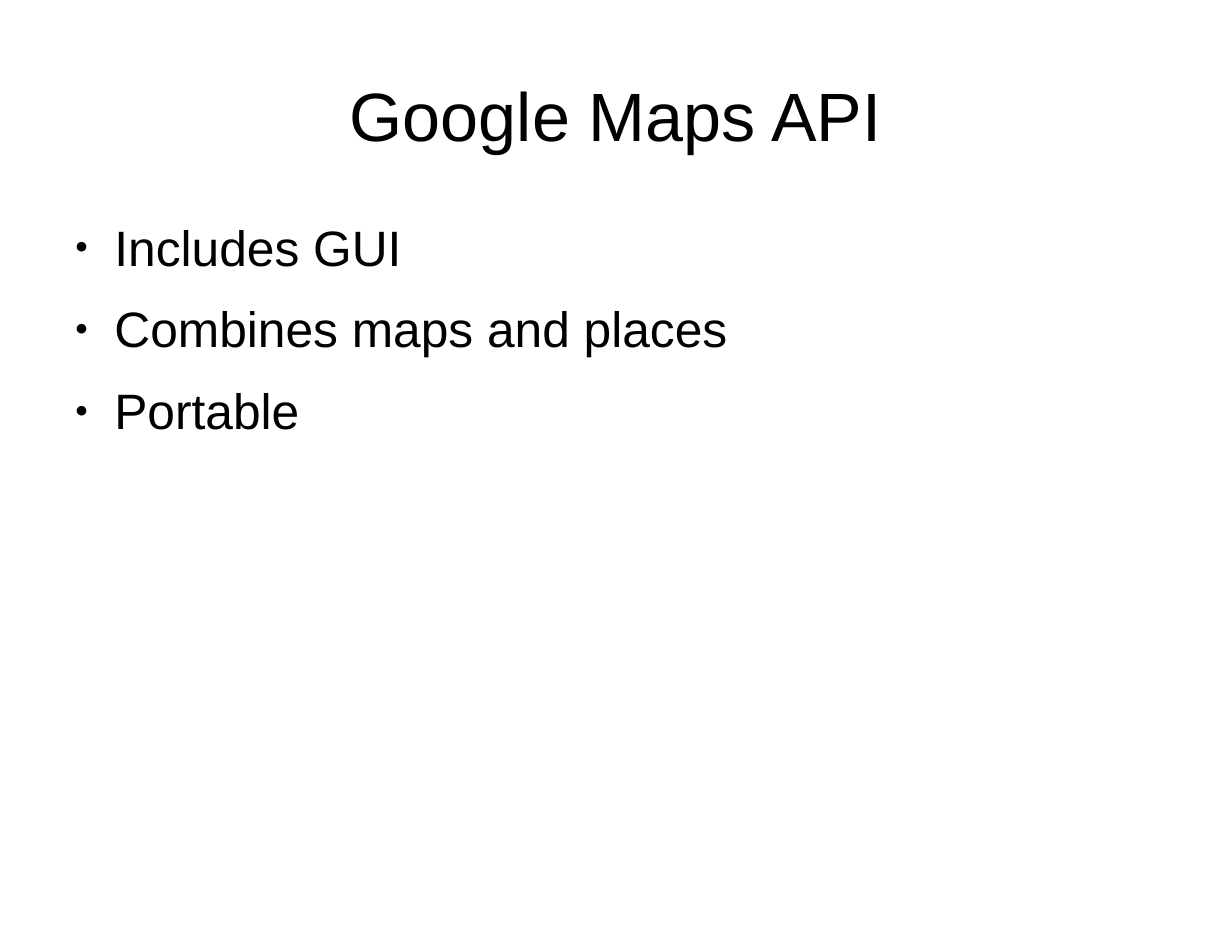
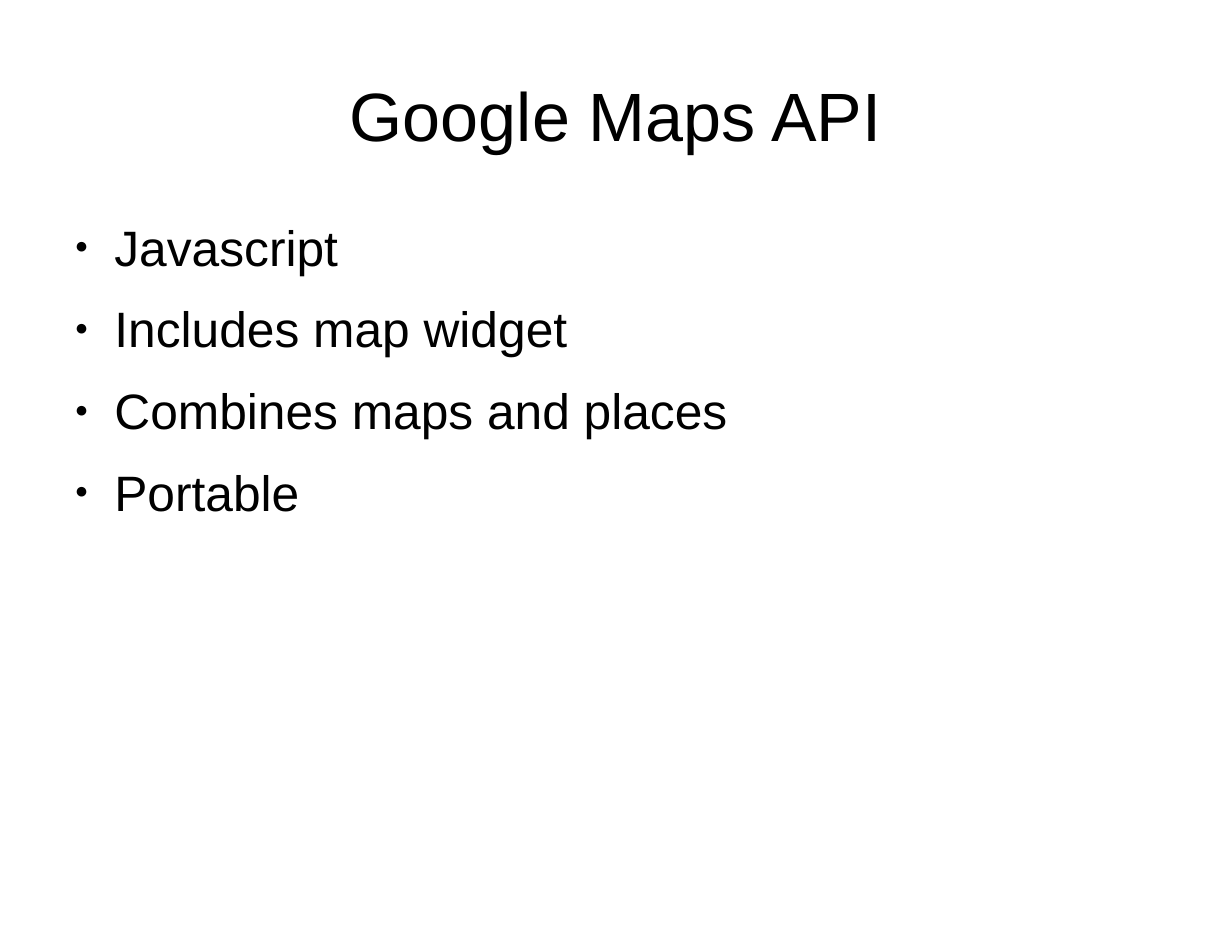
Before and after one commit to fsuarez2005/cosc481-frank-placemap, a slide deck: slide 12 of doc/presentation.odp. Drawn at 1232x925 pixels with LibreOffice and Linux fonts; fonts in the diff are those of the drawing; background and template pictures are left out. Boxes give left, top, right and bottom in pixels: in the first picture for what was removed or moved away, otherwise in the second. Text is boxed around its words. In the diff, an @@ line names an element or a change of style, - is before the commit and + after.

```diff
--- a/doc/presentation.odp
+++ b/doc/presentation.odp
@@ text at (x1=114, y1=230, x2=568, y2=357): text changed @@
-● Includes GUI
+● Javascript
+● Includes map widget
```
Also in this commit, not shown: 2 other slides changed, 1 slide added, 1 slide removed.
